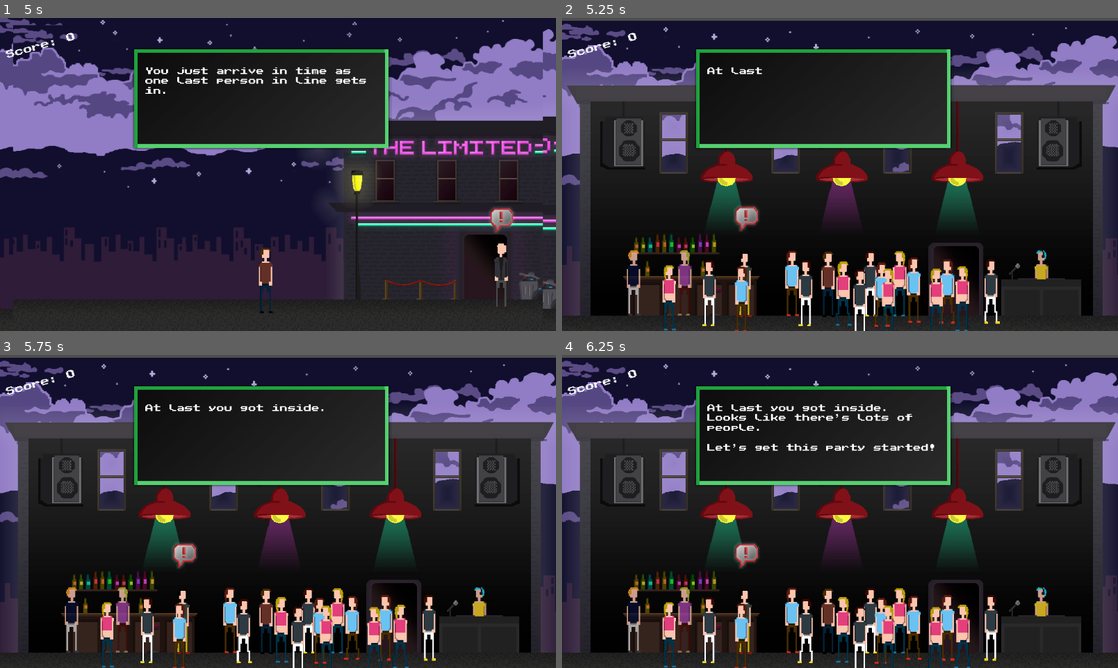
Above: before the commit, frames 1-4 (two rows, left to right).
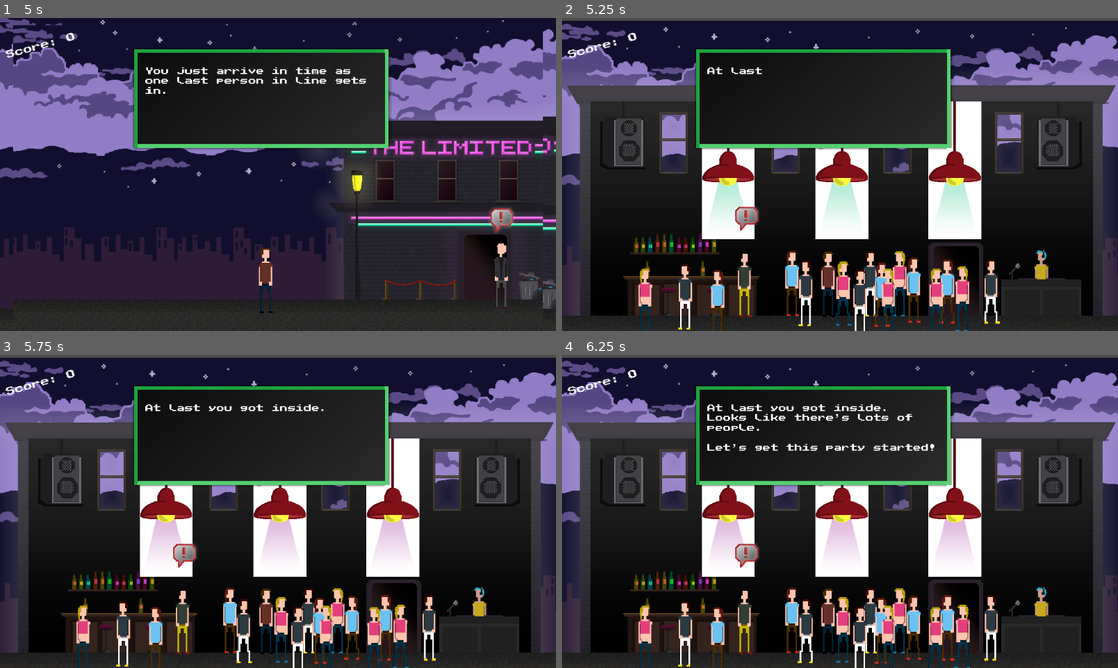
Above: after the commit, the same moments.

Repository: LudumSJB/The-Limited
Game: Godot game, scene res://scenes/MainMenu.tscn
Two runs of this game, one before a commit and one after it. Both use one fixed random seed, a clock stepped at 60 frames per second and the inputs below.
Inputs:
- Up to frame 1 (5 s): click "Play" at 0.5 s; tap Enter (ui_accept) at 1.25, 1.52, 2, 2.27, 2.75, 3.5, 3.77, 4.52 s; hold D (right) 1.28-2.78 s; tap Space (action_button) at 1.35, 2.85, 4.35 s; tap N (next_level) at 2.1, 3.6 s; hold A (left) 2.78-3.53 s; hold D (right) from 3.53 s (still down)
- Up to frame 2 (5.25 s): tap Enter (ui_accept) at 5 s; release D (right) at 5.03 s; hold A (left) from 5.03 s (still down); tap N (next_level) at 5.1 s
- Up to frame 3 (5.75 s): keep holding A (left); tap Enter (ui_accept) at 5.27 s
- Up to frame 4 (6.25 s): release A (left) at 5.78 s; hold D (right) from 5.78 s (still down); tap Space (action_button) at 5.85 s

Frame 1 is identical in both runs. In frame 2, 9.8% of the frame differs, in the area x 11-76%, y 26-100%; in frame 3, 9.8%; in frame 4, 9.8%.

Commit message:
animated lights

Diff:
--- /dev/null
+++ b/anims/light.tres
@@ -0,0 +1,18 @@
+[gd_resource type="SpriteFrames" load_steps=3 format=3 uid="uid://dhwb21jnngbyo"]
+
+[ext_resource type="Texture2D" uid="uid://jcg05cjavjkr" path="res://assets/images/light1.png" id="1_c7pyb"]
+[ext_resource type="Texture2D" uid="uid://dcvub85focy65" path="res://assets/images/light2.png" id="2_07rbc"]
+
+[resource]
+animations = [{
+"frames": [{
+"duration": 1.0,
+"texture": ExtResource("1_c7pyb")
+}, {
+"duration": 1.0,
+"texture": ExtResource("2_07rbc")
+}],
+"loop": true,
+"name": &"default",
+"speed": 3.0
+}]
--- a/scenes/level4.tscn
+++ b/scenes/level4.tscn
@@ -1,8 +1,9 @@
-[gd_scene load_steps=15 format=3 uid="uid://df0m2jrbhdijl"]
+[gd_scene load_steps=16 format=3 uid="uid://df0m2jrbhdijl"]
 
 [ext_resource type="Script" path="res://scripts/level4.gd" id="1_w4nf6"]
-[ext_resource type="Texture2D" uid="uid://bjxlroipqra04" path="res://assets/images/background_club.png" id="1_xiwl2"]
+[ext_resource type="Texture2D" uid="uid://2dgnmnk34lqw" path="res://assets/images/background_club_nolights.png" id="2_tdqyl"]
 [ext_resource type="PackedScene" uid="uid://duuwin15j36fv" path="res://scenes/player.tscn" id="3_10s1h"]
+[ext_resource type="PackedScene" uid="uid://bnhc6tfpckqj2" path="res://scenes/light.tscn" id="3_ae4wh"]
 [ext_resource type="PackedScene" uid="uid://bd36h1vyy37d5" path="res://scenes/dialog_system.tscn" id="4_ym8v5"]
 [ext_resource type="Texture2D" uid="uid://y8nlnxed1dhu" path="res://assets/images/face_01.png" id="5_0uddc"]
 [ext_resource type="Texture2D" uid="uid://c81thoo78506x" path="res://assets/images/face_05.png" id="7_35eev"]
@@ -24,8 +25,19 @@
 
 [node name="Sprite2D" type="Sprite2D" parent="."]
 position = Vector2(578, 338)
-texture = ExtResource("1_xiwl2")
+texture = ExtResource("2_tdqyl")
 metadata/_edit_lock_ = true
+
+[node name="light" parent="." instance=ExtResource("3_ae4wh")]
+position = Vector2(350, 316)
+
+[node name="light2" parent="." instance=ExtResource("3_ae4wh")]
+position = Vector2(580, 316)
+frame = 1
+frame_progress = 0.0
+
+[node name="light3" parent="." instance=ExtResource("3_ae4wh")]
+position = Vector2(808, 316)
 
 [node name="bartender" parent="." instance=ExtResource("13_yv6qk")]
 position = Vector2(383, 546)
@@ -93,7 +105,7 @@
 autoplay = "dance2"
 
 [node name="stander3" parent="." instance=ExtResource("10_nbl1a")]
-position = Vector2(229, 573)
+position = Vector2(180.5, 580)
 
 [node name="dancer3" parent="." instance=ExtResource("10_nbl1a")]
 position = Vector2(792, 559)
@@ -109,7 +121,7 @@
 frame = 2
 
 [node name="stander5" parent="." instance=ExtResource("10_nbl1a")]
-position = Vector2(376, 576)
+position = Vector2(327.5, 583)
 animation = &"idle2"
 flip_h = true
 
@@ -137,7 +149,7 @@
 animation = &"idle"
 
 [node name="stander" parent="." instance=ExtResource("10_nbl1a")]
-position = Vector2(312, 564)
+position = Vector2(263.5, 571)
 animation = &"idle"
 flip_h = true
 
--- /dev/null
+++ b/scenes/light.tscn
@@ -0,0 +1,8 @@
+[gd_scene load_steps=2 format=3 uid="uid://bnhc6tfpckqj2"]
+
+[ext_resource type="SpriteFrames" uid="uid://dhwb21jnngbyo" path="res://anims/light.tres" id="1_yqq3a"]
+
+[node name="light" type="AnimatedSprite2D"]
+sprite_frames = ExtResource("1_yqq3a")
+autoplay = "default"
+frame_progress = 0.77408
Not shown, added: assets/images/background_club_nolights.png.import
Not shown, added: assets/images/light1.png.import
Not shown, added: assets/images/light2.png.import
